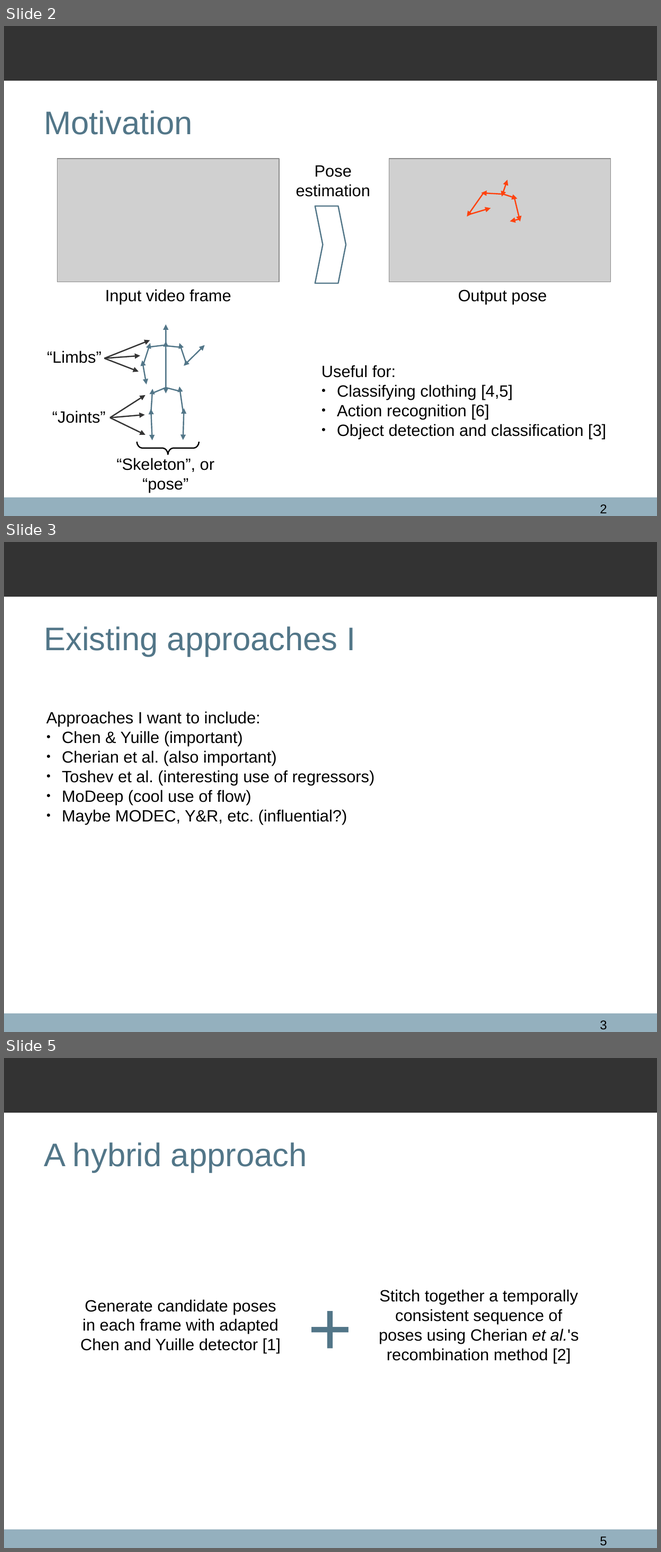
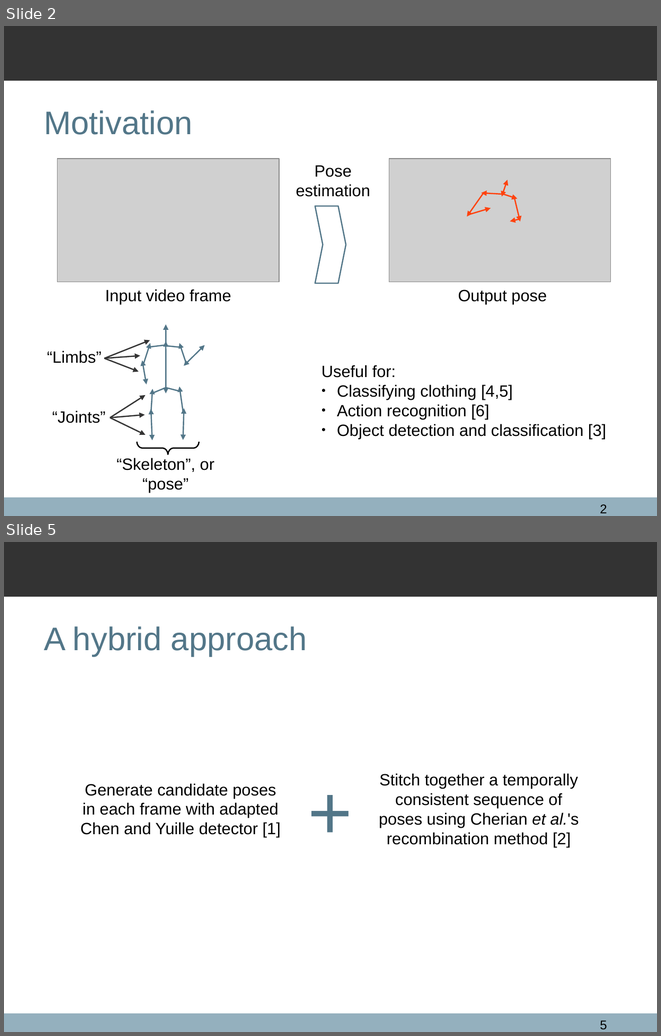
Before and after one commit to qxcv/comp2560, a slide deck: presentation/presentation.odp. Shown one above the other, each under a label of ours: slides 2, 3 and 5 before the commit, slides 2 and 5 after it; the slides between them are not shown. The pictures are 661x1552 and 661x1036 pixels, drawn with LibreOffice and Linux fonts; fonts in the diff are those of the drawing; grey boxes stand for pictures; background and template pictures are left out. Boxes give left, top, right and bottom in pixels: in the first picture for what was removed or moved away, otherwise in the second. Text is boxed around its words. In the diff, an @@ line names an element or a change of style, - is before the commit and + after.

Commit message:
More existing work

```diff
--- a/presentation/presentation.odp
+++ b/presentation/presentation.odp
@@ slide 3 removed at <box>4,542,657,1032</box>, background #FFFFFF; not listed: 2 template elements that a slide beside it also shows @@
@@ title removed at <box>44,626,356,656</box> @@
-Existing approaches I
@@ text removed at <box>46,711,375,824</box> @@
-Approaches I want to include:
-● Chen & Yuille (important)
-● Cherian et al. (also important)
-● Toshev et al. (interesting use of regressors)
-● MoDeep (cool use of flow)
-● Maybe MODEC, Y&R, etc. (influential?)
@@ page number removed at <box>600,1020,607,1029</box> @@
-3
```
Also in this commit, not shown: 2 slides changed, 2 slides added, 1 other slide removed, 4 other files.
